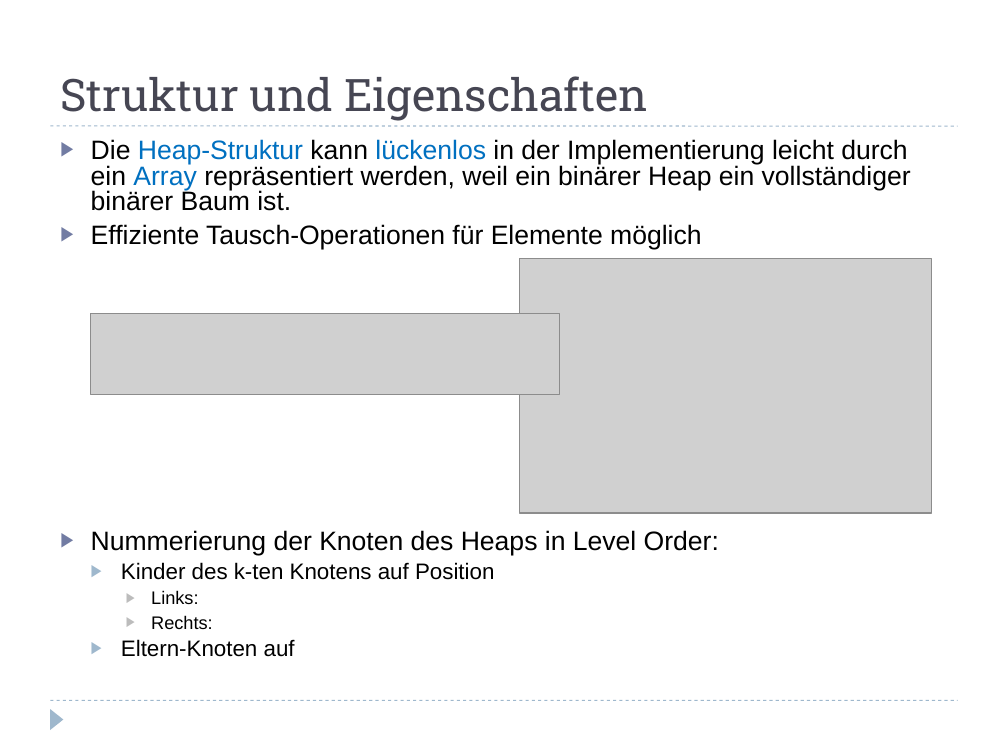
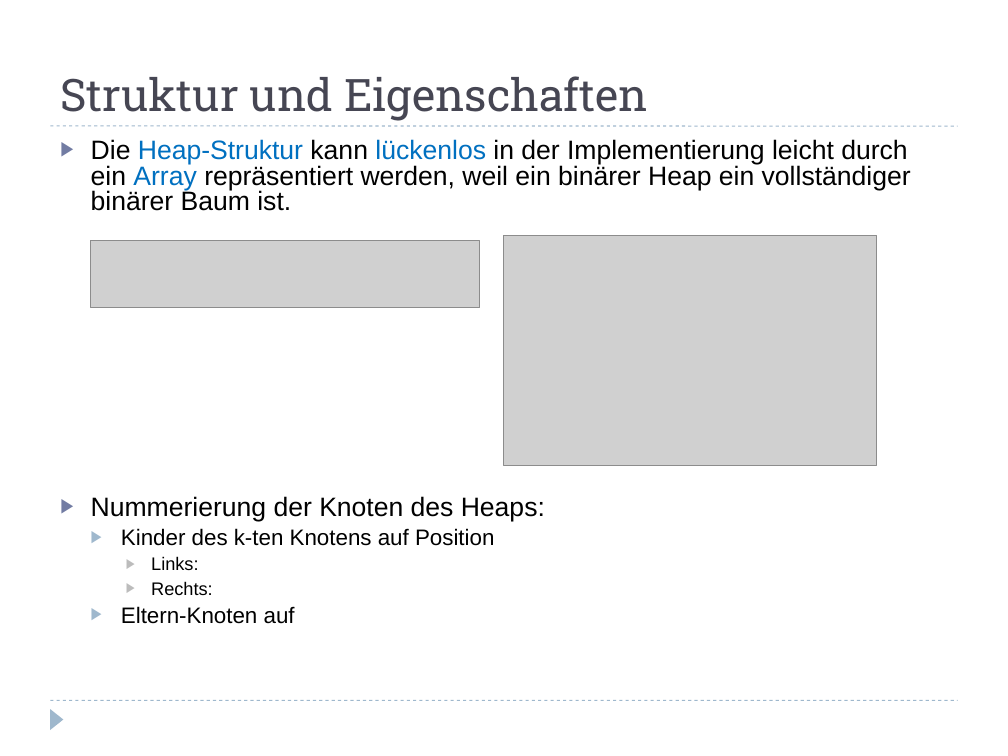
Before and after one commit to hienng/Heapsort, a slide deck: slide 23 of Sortieren mit Halde.odp (slide 6 before the commit). Drawn at 1008x756 pixels with LibreOffice and Linux fonts; fonts in the diff are those of the drawing; grey boxes stand for pictures. Boxes give left, top, right and bottom in pixels: in the first picture for what was removed or moved away, otherwise in the second. Text is boxed around its words. In the diff, an @@ line names an element or a change of style, - is before the commit and + after.

```diff
--- a/Sortieren mit Halde.odp
+++ b/Sortieren mit Halde.odp
@@ picture resized from (x1=520, y1=259, x2=931, y2=513) to (x1=504, y1=235, x2=877, y2=465) @@
@@ picture resized from (x1=91, y1=313, x2=559, y2=394) to (x1=91, y1=241, x2=480, y2=308) @@
@@ text at (x1=91, y1=496, x2=545, y2=521): text changed @@
-▶ Effiziente Tausch-Operationen für Elemente möglich
-▶ Nummerierung der Knoten des Heaps in Level Order:
+▶ Nummerierung der Knoten des Heaps:
```
Also in this commit, not shown: 13 other slides changed, 12 slides added, 2 other files.
